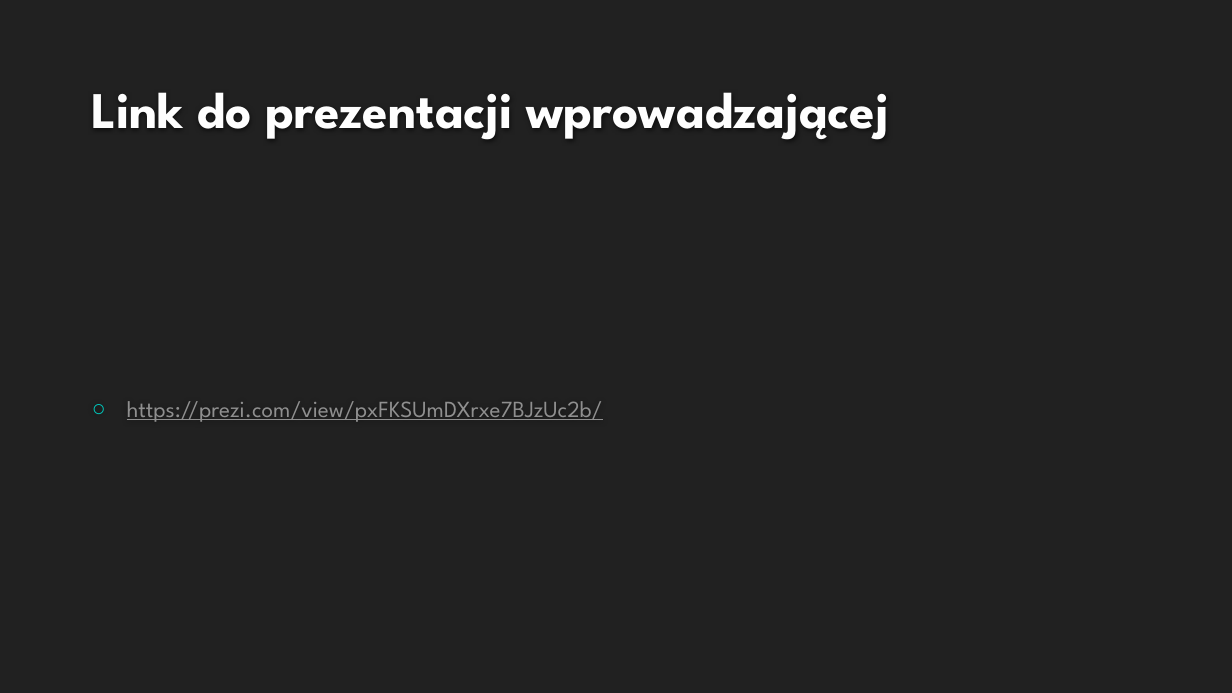
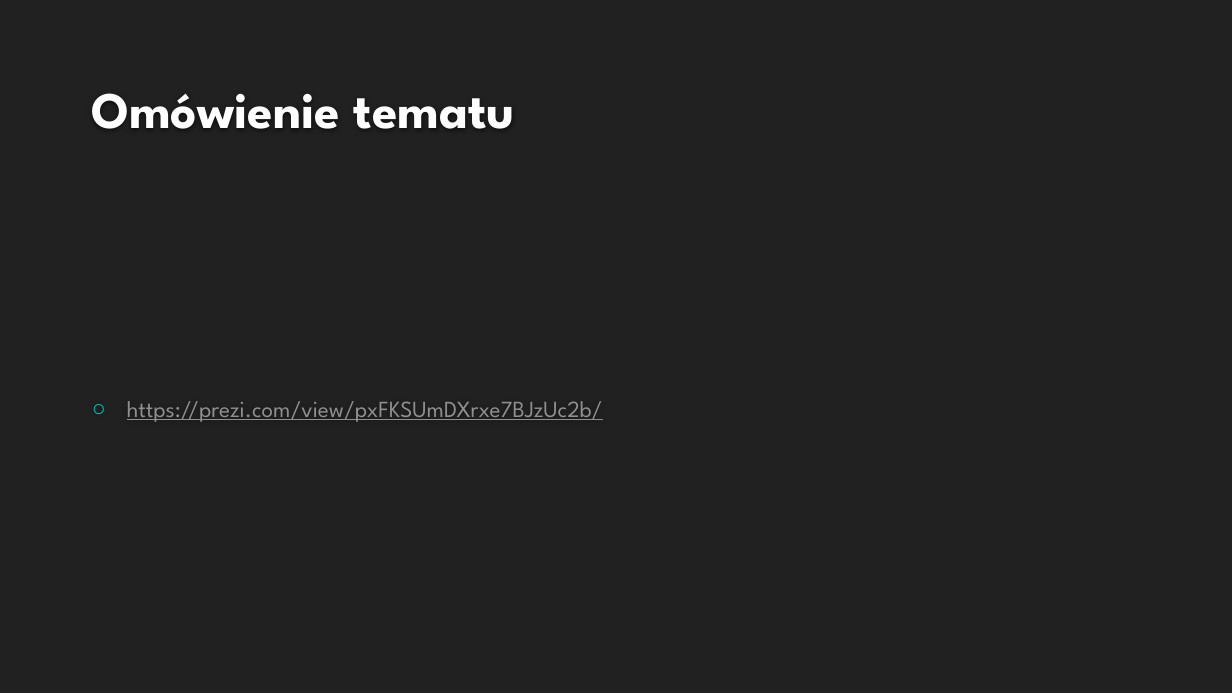
Before and after one commit to Niksior/androidApks, a slide deck: slide 2 of ViewModels/View models.pptx (slide 8 before the commit). Drawn at 1232x693 pixels with LibreOffice and Linux fonts; fonts in the diff are those of the drawing; background and template pictures are left out. Boxes give left, top, right and bottom in pixels: in the first picture for what was removed or moved away, otherwise in the second. Text is boxed around its words. In the diff, an @@ line names an element or a change of style, - is before the commit and + after.

Commit message:
up

```diff
--- a/ViewModels/View models.pptx
+++ b/ViewModels/View models.pptx
@@ title at (91,93,515,129): text changed @@
-Link do prezentacji wprowadzającej
+Omówienie tematu
```
